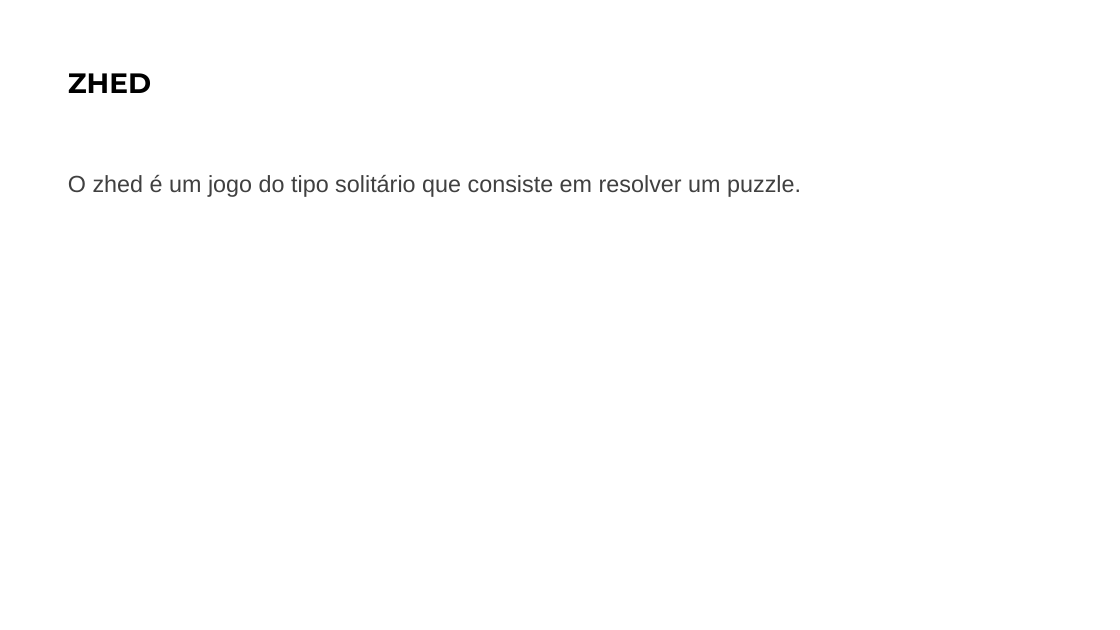
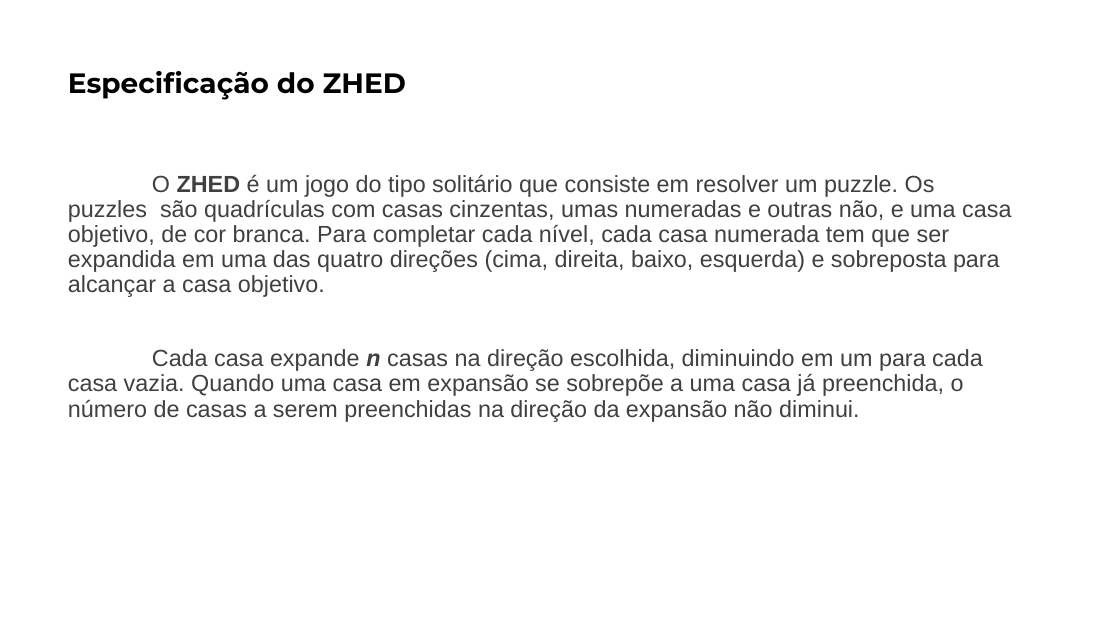
Before and after one commit to matheusPereiraG/IART, a slide deck: slide 2 of FEUP.pptx. Drawn at 1120x630 pixels with LibreOffice and Linux fonts; fonts in the diff are those of the drawing. Boxes give left, top, right and bottom in pixels: in the first picture for what was removed or moved away, otherwise in the second. Text is boxed around its words. In the diff, an @@ line names an element or a change of style, - is before the commit and + after.

```diff
--- a/FEUP.pptx
+++ b/FEUP.pptx
@@ title at bbox=[68, 71, 406, 100]: text changed @@
-ZHED
+Especificação do ZHED
@@ text at bbox=[68, 175, 1011, 422]: text changed @@
-O zhed é um jogo do tipo solitário que consiste em resolver um puzzle.
+O ZHED é um jogo do tipo solitário que consiste em resolver um puzzle. Os puzzles são quadrículas com casas cinzentas, umas numeradas e outras não, e uma casa objetivo, de cor branca. Para completar cada nível, cada casa numerada tem que ser expandida em uma das quatro direções (cima, direita, baixo, esquerda) e sobreposta para alcançar a casa objetivo.
+Cada casa expande n casas na direção escolhida, diminuindo em um para cada casa vazia. Quando uma casa em expansão se sobrepõe a uma casa já preenchida, o número de casas a serem preenchidas na direção da expansão não diminui.
```
Also in this commit, not shown: 1 other slide changed, 2 slides added.
